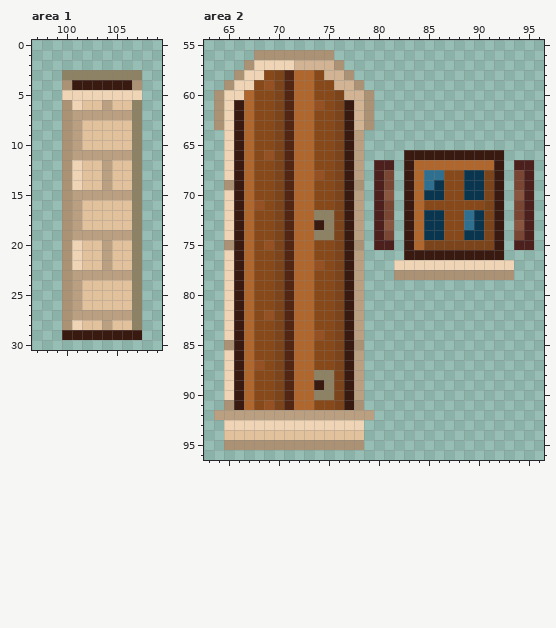
Edited in one commit: pixel-art file (Tools/Vulcanus/app/docs/building-kit/kit_roman_basic.aseprite). This is how it looked before the edit.
256x224 pixels, 1 frame. Colours within 5 levels of each other are drawn and written as one. Shown: area 1: x 97..109, y 0..30; area 2: x 63..96, y 55..96. The commit also changed other parts of the picture, which this record leaves out.
The same view after the edit:
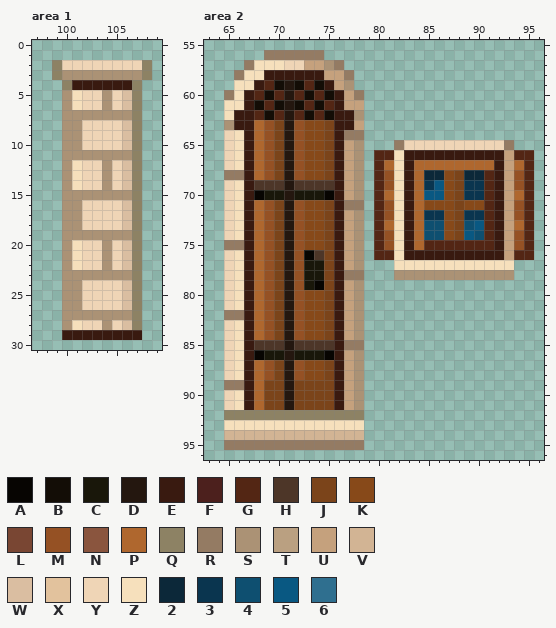
Palette (. is transparent): A #070502  B #130d06  C #19170a  D #24170f  E #391a10  F #4c201d  G #532614  H #4d3628  J #7b441a  K #874919  L #794633  M #955124  N #8a553e  P #af672e  Q #8d8264  R #947b63  S #ab9275  T #baa081  U #c5a17d  V #d2b494  W #dabea1  X #e2c29d  Y #efd5b6  Z #f6e0bc  2 #0c2839  3 #0a354f  4 #0e4f70  5 #095882  6 #2f6f8f
Changes in this commit:
Area 1, layer "kit":
y 2: x 99..108 .......... -> QYYYYYYYYQ
y 3: x 99..108 .QQQQQQQQ. -> QSSSSSSSSQ
y 4: x 100 S -> Q; x 107 S -> Q
y 5: x 100..101 YY -> SZ; x 104 Y -> S; x 106..107 YY -> WQ
y 6: x 101..106 YXXTXX -> ZYYSYW
y 7: x 101..106 TTTTTT -> SSSSSS
y 8..10: x 101..106 TXXXXX -> SYYYYW
y 11: x 101..106 TTTTTT -> SSSSSS
y 12..14: x 101..106 YXXTXX -> ZYYSYW
y 15: x 101..106 TTTTTT -> SSSSSS
y 16..18: x 101..106 TXXXXX -> SYYYYW
y 19: x 101..106 TTTTTT -> SSSSSS
y 20..22: x 101..106 YXXTXX -> ZYYSYW
y 23: x 101..106 TTTTTT -> SSSSSS
y 24..26: x 101..106 TXXXXX -> SYYYYW
y 27: x 101..106 TTTTTT -> SSSSSS
y 28: x 101..106 YXXTXX -> ZYYSYW
Area 2, layer "kit":
y 56: x 68..75 SSSSSSSS -> .RRRRRR.
y 57: x 67..70 SYYY -> RZZZ; x 72..76 VVVVS -> YUUSR
y 58: x 66..77 SYYKJGPPKVVS -> RZZEEEEEEUUR
y 59: x 65..78 SYYKMJGPPKKVVS -> .ZZEGBDBGBEUS.
y 60: x 64..79 SYYPKKJGPPKKJVVS -> .RZEGBGDGBGBEUR.
y 61: x 64..79 SYEPKKJGPPMKJEVS -> .ZZEBGBDBGBGEUU.
y 62: x 64..65 SY -> .Z; x 67..76 PKKJGPPKKJ -> EGBGDGBGBE; x 78..79 VS -> S.
y 63: x 64..65 SY -> .S; x 67..69 PKK -> EPM; x 71..73 GPP -> DMK; x 75..76 KJ -> JE; x 78..79 VS -> U.
y 64: x 66..69 EPKK -> ZEPM; x 71..73 GPP -> DMK; x 75..78 KJET -> JERR
y 65: x 66..69 EPKK -> ZEPM; x 71..73 GPP -> DMK; x 75..78 KJET -> JEUS; x 82..93 ............ -> RYYYYYYYYYYR
y 66: x 66..68 EPK -> ZEP; x 71..73 GPP -> DMK; x 75..78 KJET -> JEUS; x 80..82 ... -> GGZ; x 93..95 ... -> UGG
y 67: x 66..69 EPKK -> ZEPM; x 71..73 GPP -> DMK; x 75..78 KJET -> JEUS; x 80..82 FF. -> GPZ; x 93..95 .FF -> UPG
y 68: x 65..69 YEPKK -> RREPM; x 71..78 GPPMKJET -> DMKKJEUS; x 80..82 FL. -> GMZ; x 85..86 66 -> 22; x 88..91 K33J -> J22G; x 93..95 .LF -> UMG
y 69: x 65..77 SEPKKJGPPKKJE -> YZEHHHDHHHHEU; x 80..82 FL. -> GMZ; x 85..86 63 -> 35; x 88 K -> J; x 91 J -> G; x 93..95 .LF -> UMG
y 70: x 66..78 EPKKJGPPKKJET -> ZEACCDCCCAEUS; x 80..82 FN. -> GPZ; x 85..86 33 -> 55; x 88 K -> J; x 91 J -> G; x 93..95 .NF -> UPG
y 71: x 66..69 EPMK -> ZEPM; x 71..73 GPP -> DMK; x 75..78 KJET -> JERR; x 80..82 FL. -> GMZ; x 88 K -> J; x 91 J -> G; x 93..95 .LF -> UMG
y 72: x 66..69 EPKK -> ZEPM; x 71..78 GPPQQJET -> DMKKJEUS; x 80..82 FL. -> GMZ; x 88..89 K6 -> J3; x 91 J -> G; x 93..95 .LF -> UMG
y 73: x 66..69 EPKK -> ZEPM; x 71..78 GPPEQJET -> DMKKJEUS; x 80..82 FN. -> GPZ; x 85..86 33 -> 44; x 88..91 K63J -> J45G; x 93..95 .NF -> UPG
y 74: x 66..69 EPKK -> ZEPM; x 71..78 GPPQQJET -> DMKKJEUS; x 80..82 FL. -> GMZ; x 85..86 33 -> 44; x 88..91 K33J -> J54G; x 93..95 .LF -> UMG
y 75: x 65..68 SEPK -> RREP; x 71..73 GPP -> DMK; x 75..77 KJE -> JEU; x 80..82 FF. -> GMZ; x 85..91 JJJJJJJ -> GGGGGGG; x 93..95 .FF -> UMG
y 76: x 66..69 EPKK -> ZEPM; x 71..78 GPPKKJET -> DMAHJEUS; x 80..82 ... -> GGZ; x 93..95 ... -> UGG
y 77: x 66..69 EPKK -> ZEPM; x 71..78 GPPMKJET -> DMCCJEUS; x 82..93 YYYYYYYYYYYY -> ZZZZZZZZZZZZ
y 78: x 66..69 EPKK -> ZEPM; x 71..78 GPPKKJET -> DMCCJERR
y 79: x 66..69 EPKK -> ZEPM; x 71..78 GPPKKJET -> DMCAJEUS
y 80..81: x 66..69 EPKK -> ZEPM; x 71..73 GPP -> DMK; x 75..78 KJET -> JEUS
y 82: x 65..68 YEPK -> RREP; x 71..73 GPP -> DMK; x 75..78 KJET -> JEUS
y 83: x 66..69 EPKK -> ZEPM; x 71..73 GPP -> DMK; x 75..78 KJET -> JEUS
y 84: x 66..69 EPKK -> ZEPM; x 71..78 GPPMKJET -> DMKKJEUS
y 85: x 65..78 SEPKKJGPPKKJES -> YZEHHHDHHHHERR
y 86: x 66..78 EPKKJGPPKKJET -> ZEACCDCCCAEUS
y 87: x 66..69 EPMK -> ZEPM; x 71..73 GPP -> DMK; x 75..78 KJET -> JEUS
y 88: x 66..69 EPKK -> ZEPM; x 71..78 GPPQQJET -> DMKKJEUS
y 89: x 65..69 YEPKK -> RREPJ; x 71..78 GPPEQJET -> DJJJJEUS
y 90: x 66..69 EPKK -> ZEPJ; x 71..78 GPPQQJET -> DJJJJEUS
y 91: x 65..69 SEPKM -> YZEPJ; x 71..77 GPPKKJE -> DJJJJEU
y 92: x 64..79 TTTTTTTTTTTTTTTT -> .QQQQQQQQQQQQQQ.
y 93: x 65..78 YYYYYYYYYYYYYY -> ZZZZZZZZZZZZZZ
y 94: x 65..78 XXXXXXXXXXXXXX -> VVVVVVVVVVVVVV
y 95: x 65..78 SSSSSSSSSSSSSS -> RRRRRRRRRRRRRR
Boxes around the changes in both pictures, in picture pixels (x1, y1, x2, y2):
changed: (52, 60, 152, 330)
changed: (214, 50, 534, 450)
